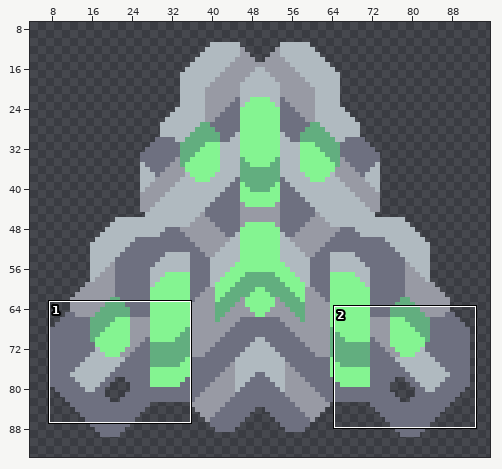
Sprite sheet: core/assets-raw/sprites/units/mega.png. The picture above shows the old version from afar; the outline marks the close-up.
Close-up. As it was:
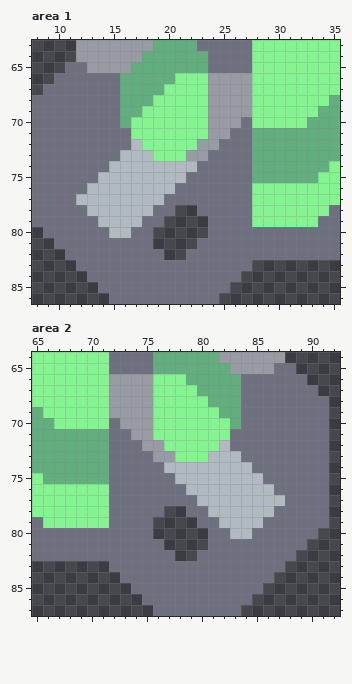
The file is 100x100 pixels. Shown: area 1: x 8..35, y 63..86; area 2: x 65..92, y 64..87. The wide view leaves out empty margins.
After:
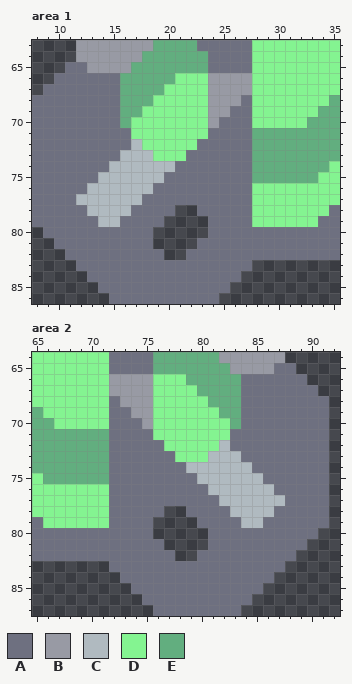
Palette (. is transparent): A #6e7080  B #989aa4  C #b0bac0  D #84f491  E #62ae7f
Diff:
--- area 1
@@ x 13..29 @@
 67 AAAEEEEDDDDBBBBDD
-68 AAAEEEDDDDDBBBBDD
-69 AAAEEDDDDDDBBBBDD
-70 AAAEDDDDDDDBBBADD
-71 AAAADDDDDDDBBAAEE
-72 AAAACDDDDDBBAAAEE
-73 AAACCCDDDBBAAAAEE
-74 AACCCCCCCCAAAAAEE
-75 ACCCCCCCCAAAAAAEE
-76 CCCCCCCCAAAAAAADD
-77 CCCCCCCAAAAAAAADD
-78 CCCCCCAA..AAAAADD
-79 ACCCCAA....AAAADD
-80 AACCAA.....AAAAAA
+68 AAAEEEDDDDDBBBADD
+69 AAAEEDDDDDDBBAADD
+70 AAAEDDDDDDDBAAADD
+71 AAAADDDDDDDAAAAEE
+72 AAAACDDDDDAAAAAEE
+73 AAACCCDDDAAAAAAEE
+74 AACCCCCCAAAAAAAEE
+75 ACCCCCCAAAAAAAAEE
+76 CCCCCCAAAAAAAAADD
+77 CCCCCAAAAAAAAAADD
+78 CCCCAAAA..AAAAADD
+79 ACCAAAA....AAAADD
+80 AAAAAA.....AAAAAA
 81 AAAAAA....AAAAAAA
--- area 2
@@ x 70..86 @@
 67 DDBBBBDDDDEEEEAAA
-68 DDBBBBDDDDDEEEAAA
-69 DDBBBBDDDDDDEEAAA
-70 DDABBBDDDDDDDEAAA
-71 EEAABBDDDDDDDAAAA
-72 EEAAABBDDDDDCAAAA
-73 EEAAAABBDDDCCCAAA
-74 EEAAAAACCCCCCCCAA
-75 EEAAAAAACCCCCCCCA
-76 DDAAAAAAACCCCCCCC
-77 DDAAAAAAAACCCCCCC
-78 DDAAAAA..AACCCCCC
-79 DDAAAA....AACCCCA
-80 AAAAAA.....AACCAA
+68 DDABBBDDDDDEEEAAA
+69 DDAABBDDDDDDEEAAA
+70 DDAAABDDDDDDDEAAA
+71 EEAAAADDDDDDDAAAA
+72 EEAAAAADDDDDCAAAA
+73 EEAAAAAADDDCCCAAA
+74 EEAAAAAAACCCCCCAA
+75 EEAAAAAAAACCCCCCA
+76 DDAAAAAAAAACCCCCC
+77 DDAAAAAAAAAACCCCC
+78 DDAAAAA..AAAACCCC
+79 DDAAAA....AAAACCA
+80 AAAAAA.....AAAAAA
 81 AAAAAAA....AAAAAA
Pixel boxes of the changes (left, top, right, bottom) in both close-ups:
changed: (109, 95, 252, 238)
changed: (109, 396, 252, 539)
